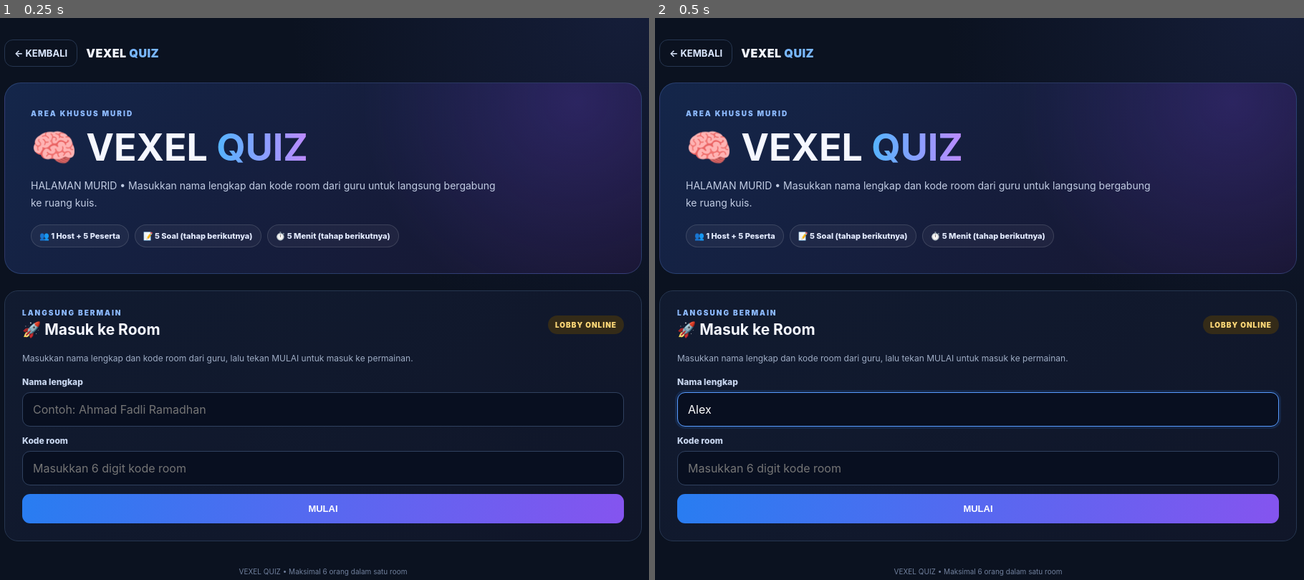
Above: before the commit, frames 1-2 (left to right).
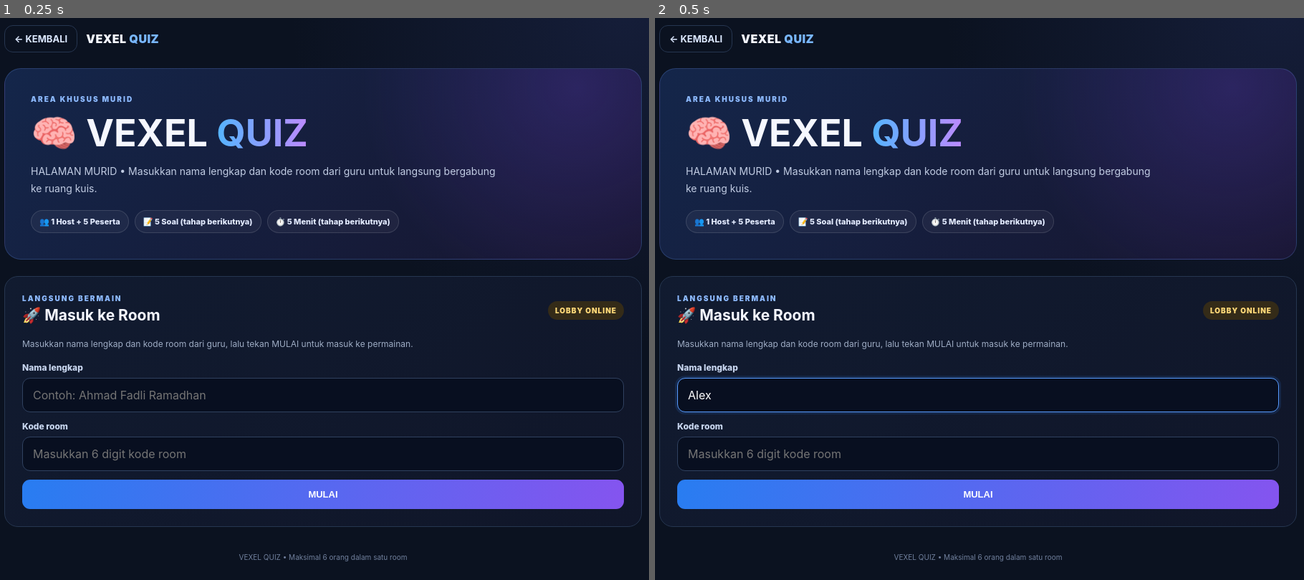
Above: after the commit, the same moments.

Repository: vexelkang-cell/gamepai
Game: browser game, page vexel-quiz/murid/masuk/index.html
Two runs of this game, one before a commit and one after it. Both use one fixed random seed, a clock stepped at 60 frames per second and the inputs below.
Inputs (mouse positions are in pixels of both pictures, inside the frame that each line leads up to; where the layout moved, square brackets give the same spot in the first picture):
- Up to frame 1 (0.25 s): no input
- Up to frame 2 (0.5 s): click (979, 394) [979, 411] at 0.27 s; type "Alex" at 0.27 s

The runs differ from the first frame. In frame 1, 17% of the frame differs, in the area x 0-99%, y 1-100%; in frame 2, 18%.

Commit message:
Fix literal newline on student area page

Diff:
--- a/vexel-quiz/murid/masuk/index.html
+++ b/vexel-quiz/murid/masuk/index.html
@@ -64,7 +64,8 @@
    <button class="return-yes" id="returnYes" type="button">IYA</button>
   </div>
  </div>
-</div>\n<div id="quizPageLoader" role="status" aria-label="Memuat VEXEL GAMES"><div class="quiz-loader-content"><div class="quiz-loader-mark">V</div><div class="quiz-loader-message" id="quizLoaderMessage">Sedang menyiapkan room...</div><div class="quiz-loader-progress"><span></span></div></div></div>
+</div>
+<div id="quizPageLoader" role="status" aria-label="Memuat VEXEL GAMES"><div class="quiz-loader-content"><div class="quiz-loader-mark">V</div><div class="quiz-loader-message" id="quizLoaderMessage">Sedang menyiapkan room...</div><div class="quiz-loader-progress"><span></span></div></div></div>
 <div class="wrap">
 <header class="top"><a class="back" id="backToGames" href="/">← KEMBALI</a><div class="brand">VEXEL <span>QUIZ</span></div></header>
 <section class="hero"><div class="kicker">AREA KHUSUS MURID</div><h1>🧠 VEXEL <span>QUIZ</span></h1><p>HALAMAN MURID • M …(237 unchanged characters)…
